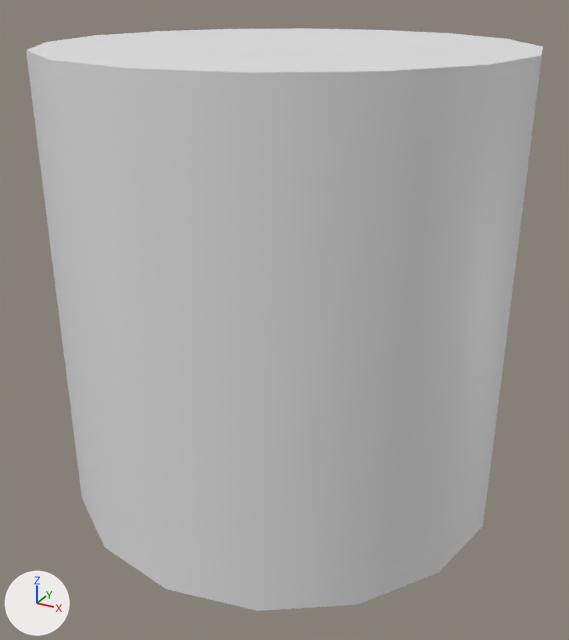
Before and after pictures for a commit that changed the Blender file Assets/Models/unit_cylinder.blend.
Camera for both pictures: a 50 mm camera at (0.802, -1.467, 1.129) aimed at (0.015, -0.035, 0.413). The axes (+X, +Y, +Z) are drawn at lower left. The lights are the same throughout.
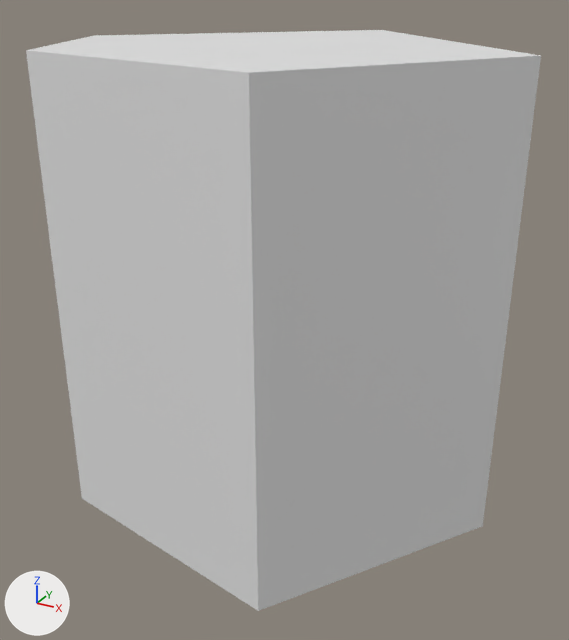
Changed parts and their boxes [x1, y1, x2, y2] in the pictures (569 x 640 px):
'Cylinder', modifiers changed
    before: [26, 28, 543, 611]
    after: [26, 30, 541, 611]

The change, as a diff of the scene's bpy script:
```diff
--- a/Assets/Models/unit_cylinder.blend.py
+++ b/Assets/Models/unit_cylinder.blend.py
@@ ob_cylinder @@
 ob_cylinder.location = (0.0, 0.0, 0.0)
+_m = ob_cylinder.modifiers.new('Decimate', 'DECIMATE')
+_m.decimate_type = 'DISSOLVE'
+_m.iterations = 32
+_m.angle_limit = 0.956
+_m.use_collapse_triangulate = True
+_m.use_symmetry = True
```
